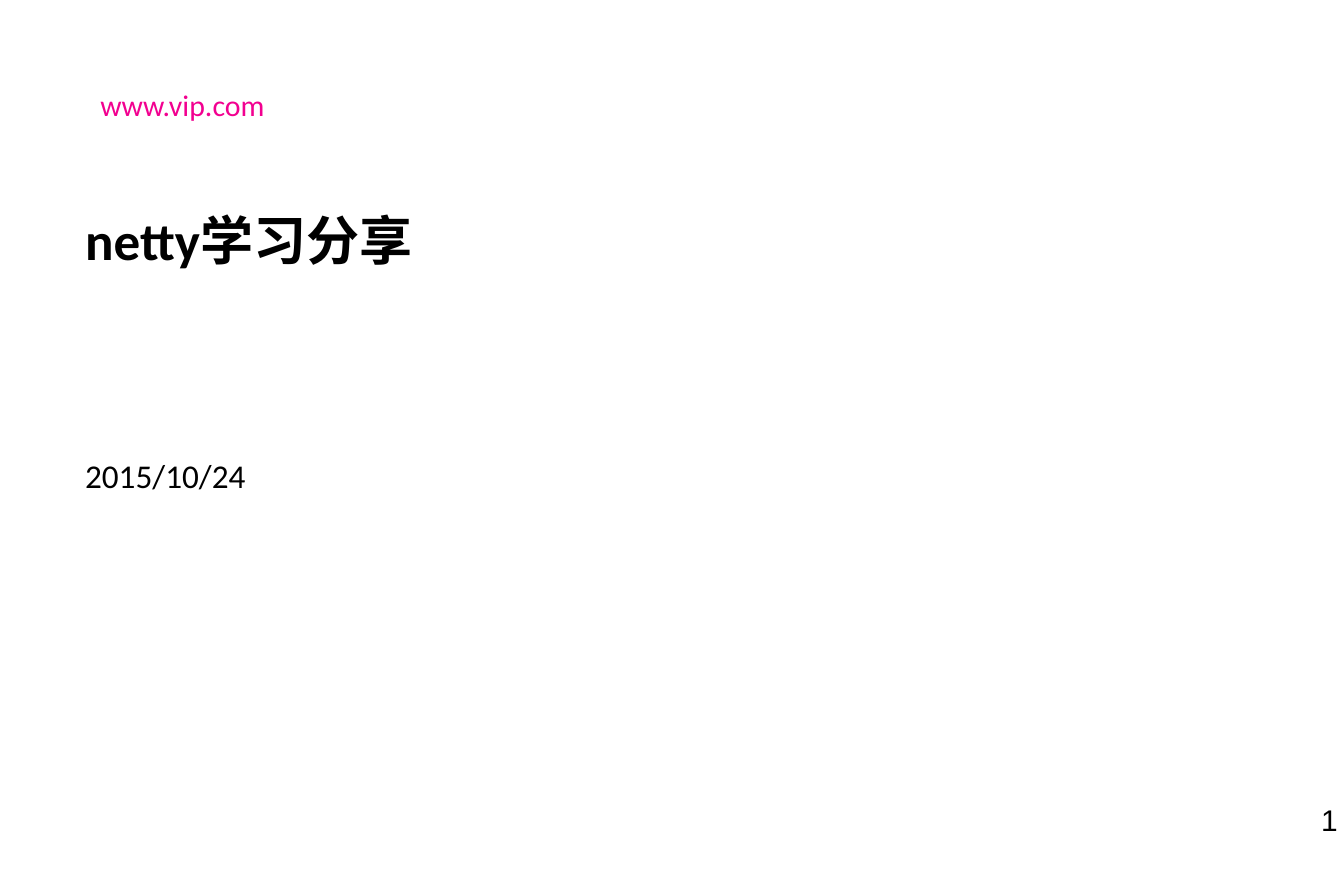
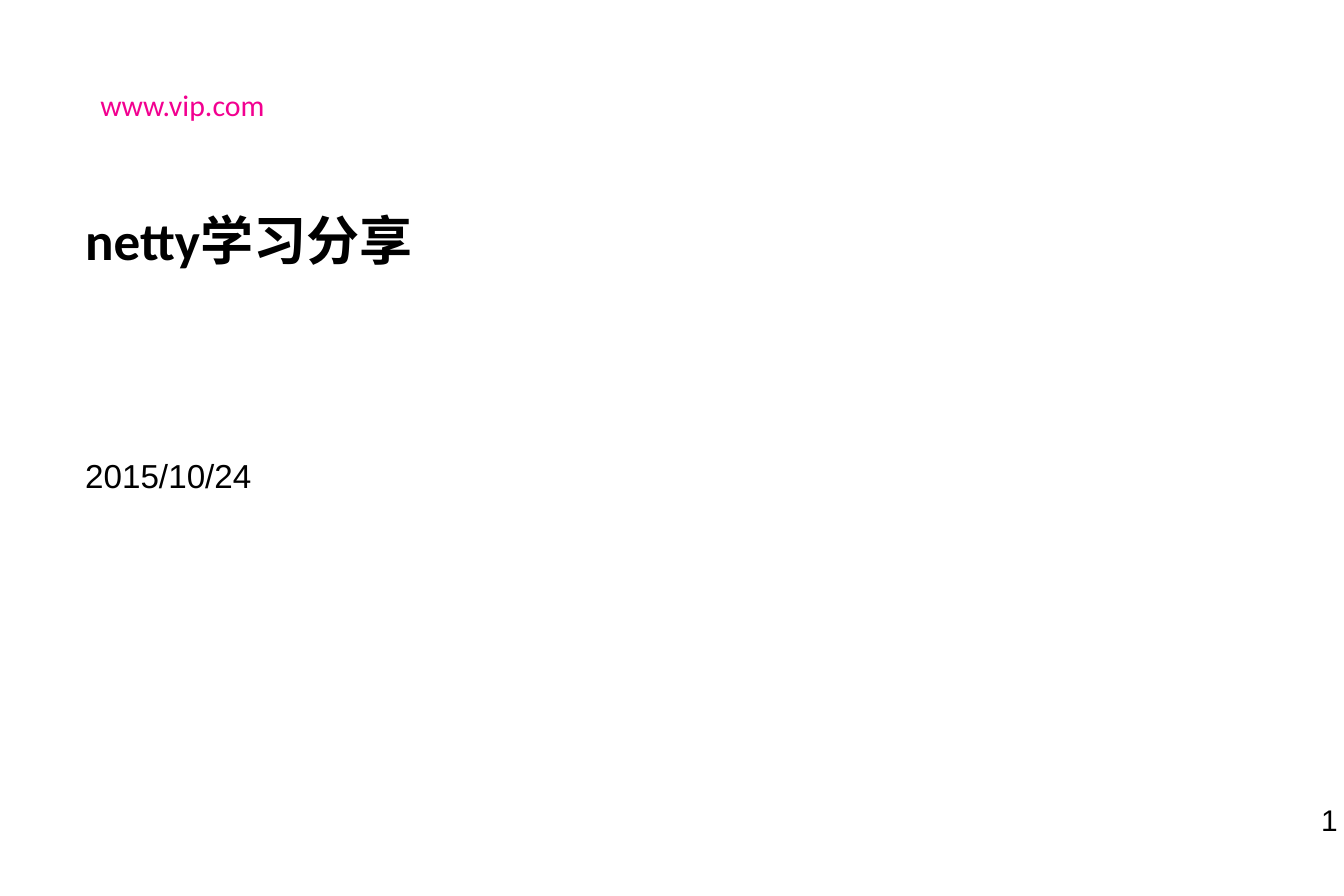
Before and after one commit to laienliang/netty-demo, a slide deck: slide 1 of doc/netty学习分享.ppt. Drawn at 1344x896 pixels with LibreOffice and Linux fonts; fonts in the diff are those of the drawing; background and template pictures are left out. Boxes give left, top, right and bottom in pixels: in the first picture for what was removed or moved away, otherwise in the second. Text is boxed around its words. In the diff, an @@ line names an element or a change of style, - is before the commit and + after.

```diff
--- a/doc/netty学习分享.ppt
+++ b/doc/netty学习分享.ppt
@@ text "2015/10/24" at <box>85,464,251,489</box>: font Calibri to Arial @@
```
Also in this commit, not shown: 12 other slides changed, 2 slides added, 2 slides removed, 13 other files.
